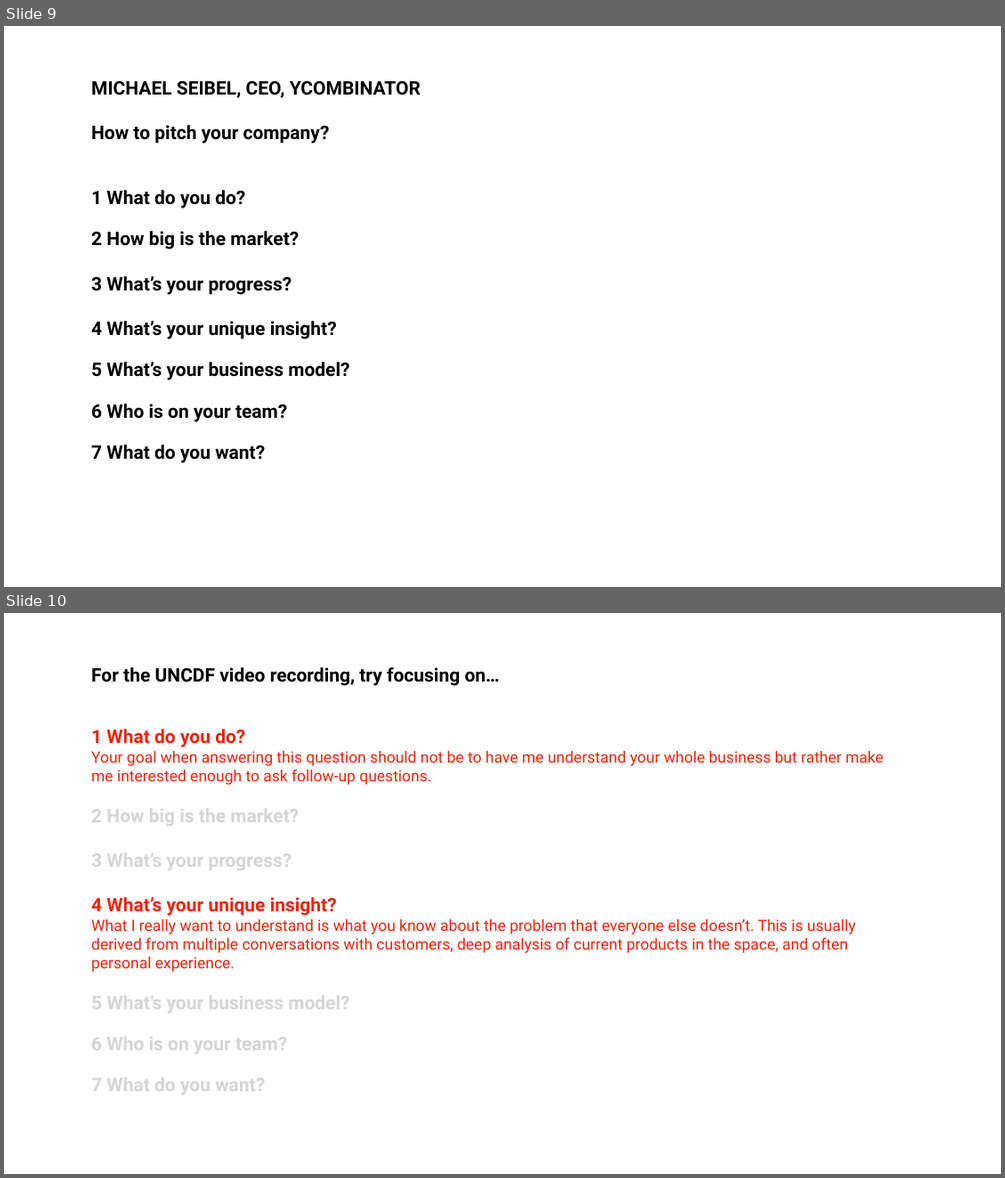
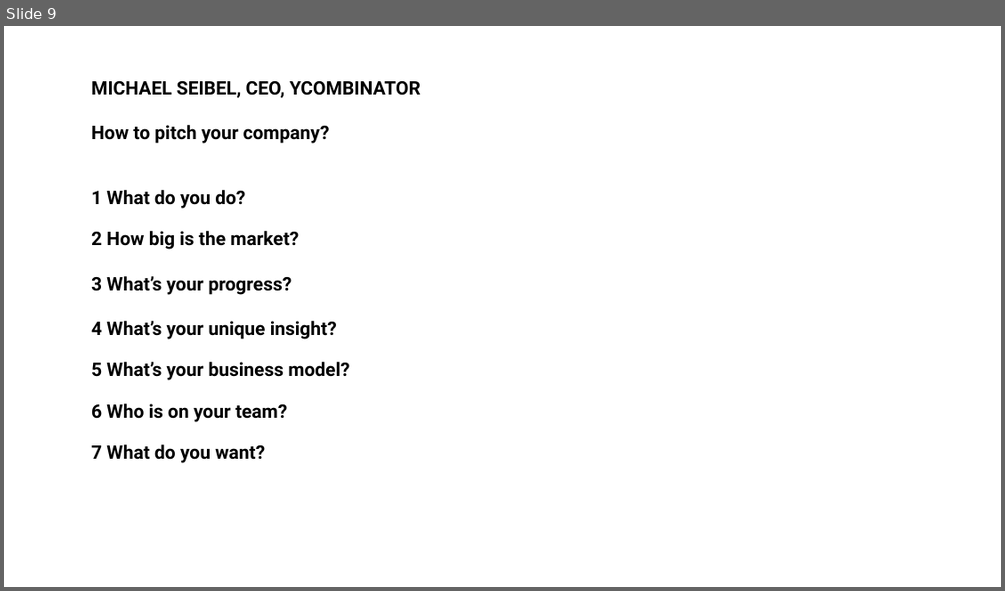
Before and after one commit to finlab-uncdf/finlab-uncdf.github.io, a slide deck: files/tools/ppt/Pitch Prep_FacilitationDeck.pptx. Shown one above the other, each under a label of ours: slides 9 and 10 before the commit, slide 9 after it. The pictures are 1005x1178 and 1005x591 pixels, drawn with LibreOffice and Linux fonts; fonts in the diff are those of the drawing; background and template pictures are left out. Boxes give left, top, right and bottom in pixels: in the first picture for what was removed or moved away, otherwise in the second. Text is boxed around its words. In the diff, an @@ line names an element or a change of style, - is before the commit and + after.

```diff
--- a/files/tools/ppt/Pitch Prep_FacilitationDeck.pptx
+++ b/files/tools/ppt/Pitch Prep_FacilitationDeck.pptx
@@ slide 10 removed at [4, 613, 1001, 1174], background #FFFFFF @@
@@ text removed at [91, 667, 500, 686] @@
-For the UNCDF video recording, try focusing on…
@@ text removed at [91, 729, 883, 1094] @@
-1 What do you do?
-Your goal when answering this question should not be to have me understand your whole business but rather make me interested enough to ask follow-up questions.
-2 How big is the market?
-3 What’s your progress?
-4 What’s your unique insight?
-What I really want to understand is what you know about the problem that everyone else doesn’t. This is usually derived from multiple conversations with customers, deep analysis of current products in the space, and often personal experience.
-5 What’s your business model?
-6 Who is on your team?
-7 What do you want?
```
Also in this commit, not shown: 6 slides changed, 6 slides added, 2 other files.
